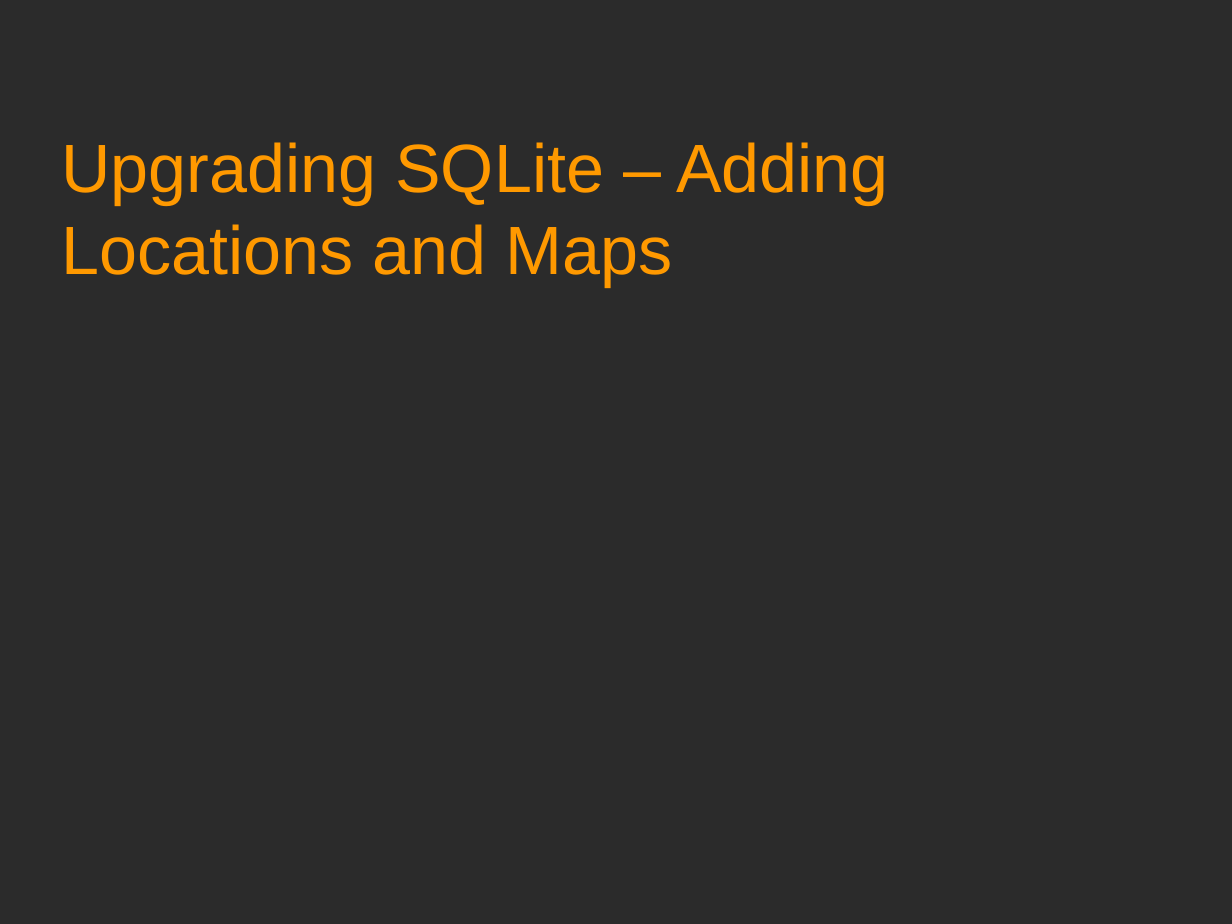
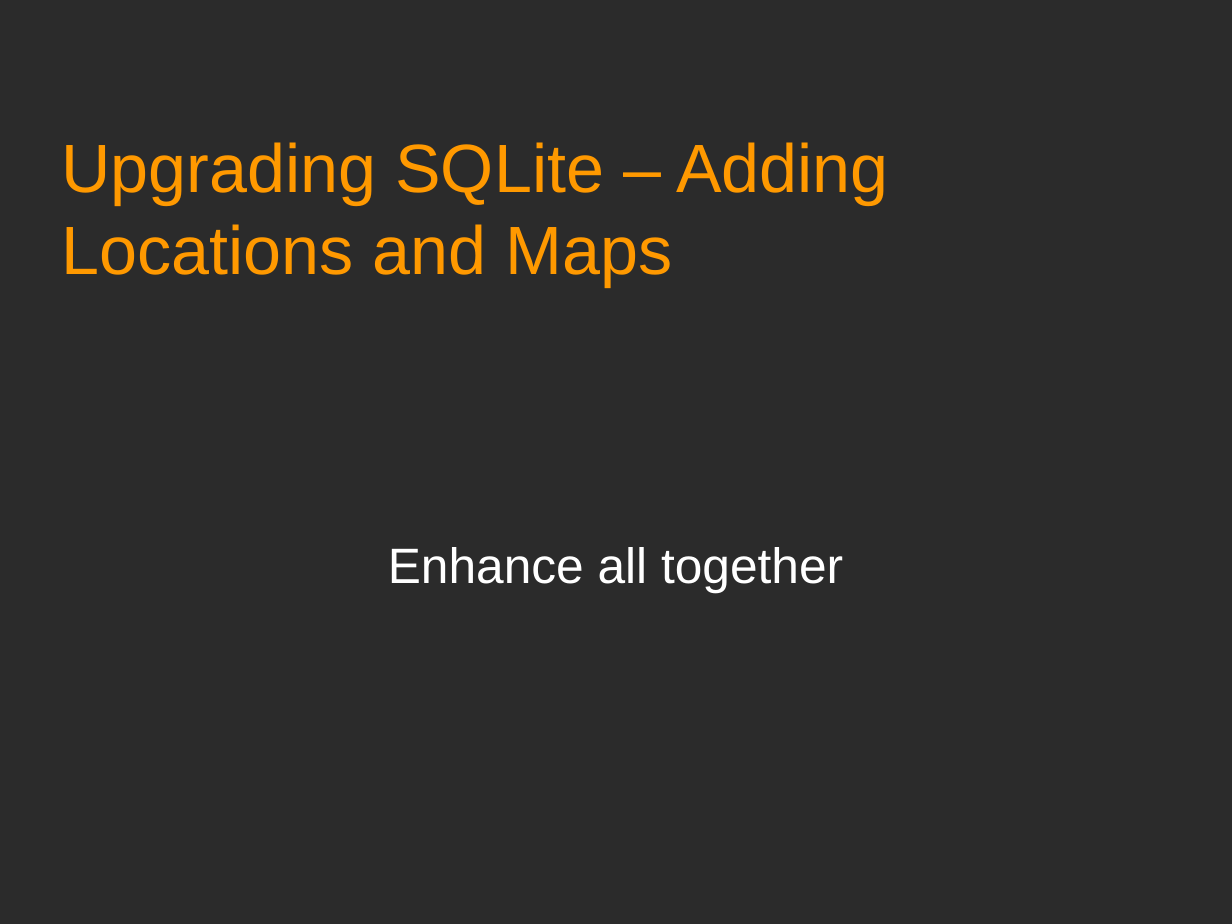
Before and after one commit to Academy-Soft-Intellect/Android-Programming-for-Beginners, a slide deck: slide 1 of 26_Upgrading_SQLite_Adding_Locations_and_Maps.odp. Drawn at 1232x924 pixels with LibreOffice and Linux fonts; fonts in the diff are those of the drawing; background and template pictures are left out; a plain dark background stands for a picture behind light text. Boxes give left, top, right and bottom in pixels: in the first picture for what was removed or moved away, otherwise in the second. Text is boxed around its words. In the diff, an @@ line names an element or a change of style, - is before the commit and + after.

```diff
--- a/26_Upgrading_SQLite_Adding_Locations_and_Maps.odp
+++ b/26_Upgrading_SQLite_Adding_Locations_and_Maps.odp
@@ subtitle added at (x1=388, y1=547, x2=843, y2=592), 32 pt, text #FFFFFF @@
+Enhance all together
```
Also in this commit, not shown: 1 other slide changed, 2 slides added.
